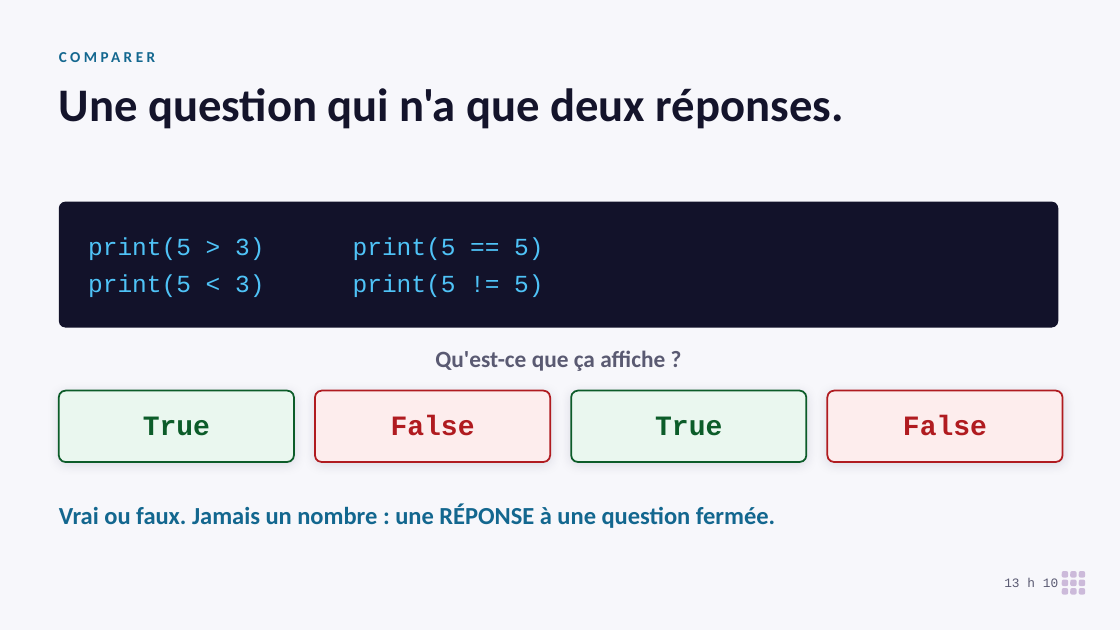
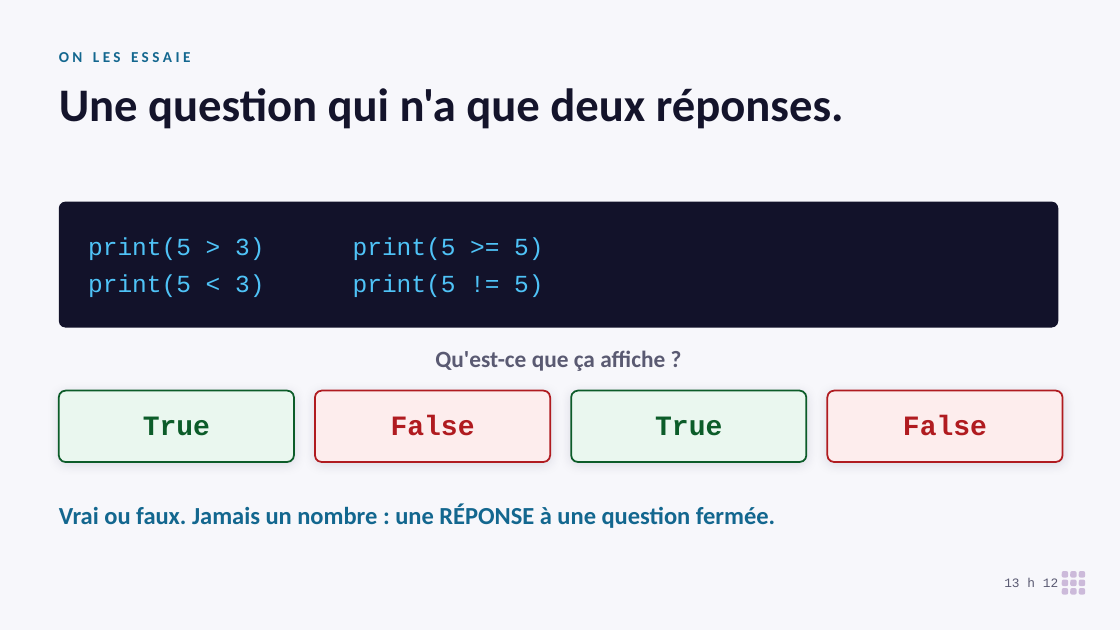
Before and after one commit to koffipierredamien/python-learning, a slide deck: slide 16 of 2-seances/S04-le-jeu-compte/a-projeter/seance-4-projection.pptx (slide 15 before the commit). Drawn at 1120x630 pixels with LibreOffice and Linux fonts; fonts in the diff are those of the drawing. Boxes give left, top, right and bottom in pixels: in the first picture for what was removed or moved away, otherwise in the second. Text is boxed around its words. In the diff, an @@ line names an element or a change of style, - is before the commit and + after.

```diff
--- a/2-seances/S04-le-jeu-compte/a-projeter/seance-4-projection.pptx
+++ b/2-seances/S04-le-jeu-compte/a-projeter/seance-4-projection.pptx
@@ text at (x1=59, y1=52, x2=190, y2=62): text changed @@
-COMPARER
+ON LES ESSAIE
@@ text at (x1=88, y1=237, x2=543, y2=260): text changed @@
-print(5 > 3) print(5 == 5)
+print(5 > 3) print(5 >= 5)
@@ text at (x1=1004, y1=578, x2=1058, y2=587): text changed @@
-13 h 10
+13 h 12
```
Also in this commit, not shown: 2 other slides changed, 2 slides added, 1 slide removed, 12 other files.
